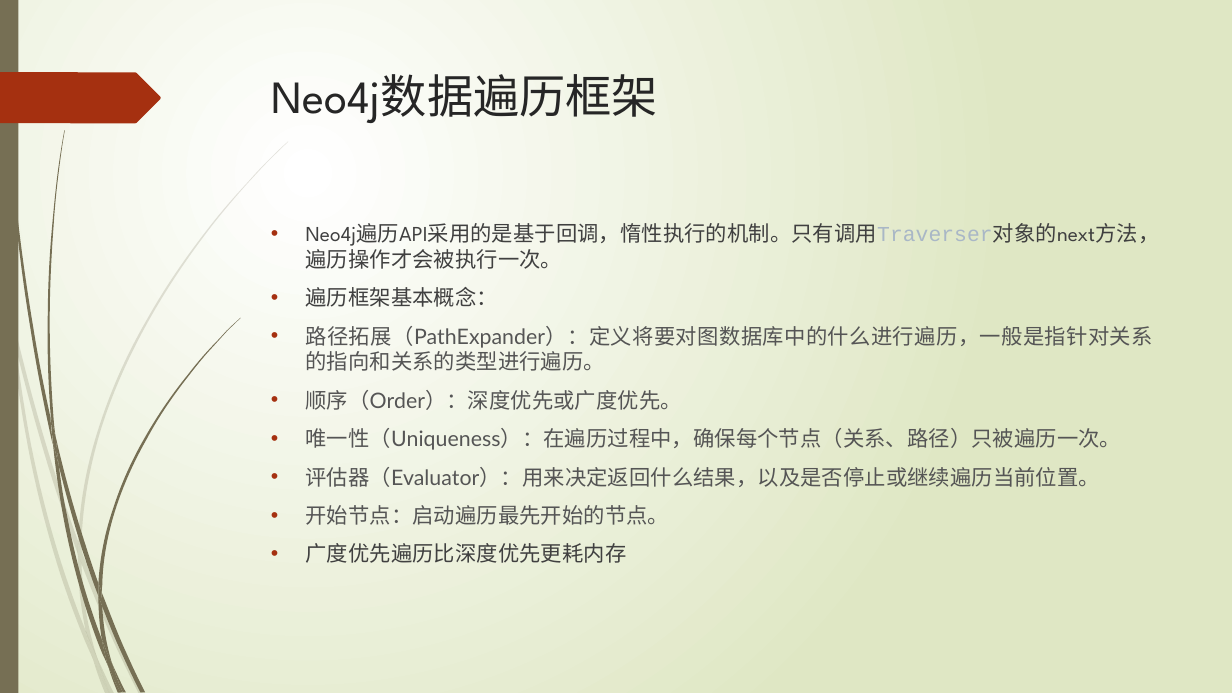
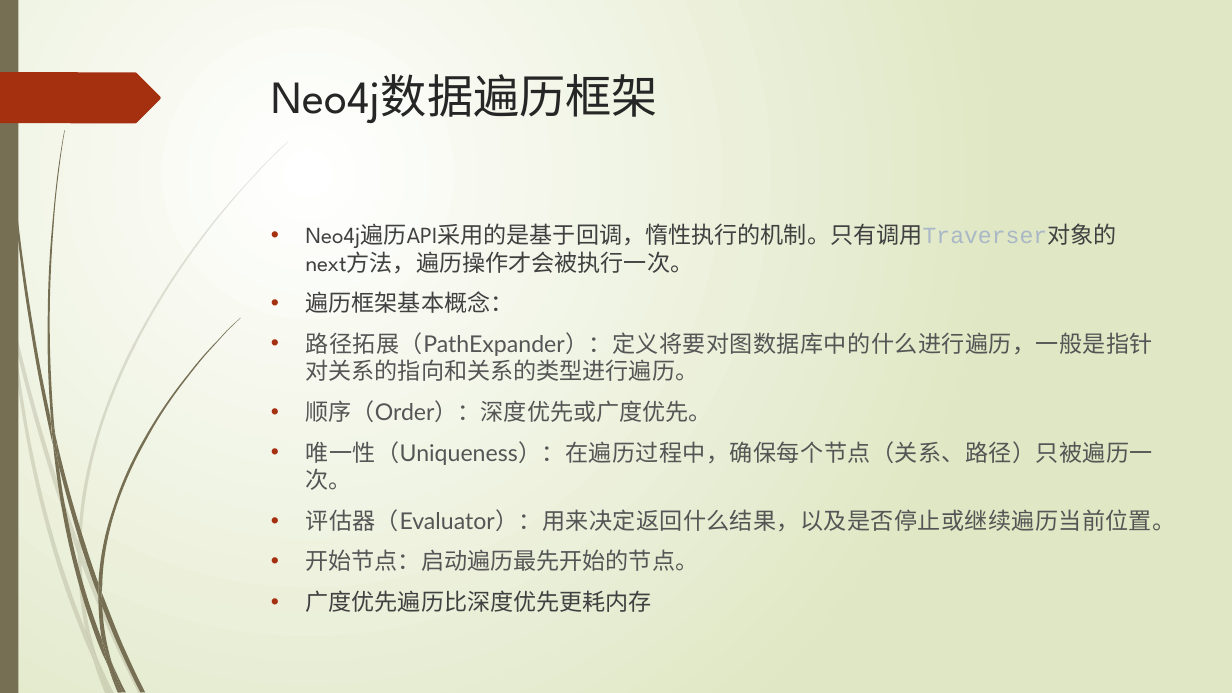
Before and after one commit to xljnc/thor, a slide deck: slide 13 of doc/Neo4j简介.pptx. Drawn at 1232x693 pixels with LibreOffice and Linux fonts; fonts in the diff are those of the drawing. Boxes give left, top, right and bottom in pixels: in the first picture for what was removed or moved away, otherwise in the second. Text is boxed around its words. In the diff, an @@ line names an element or a change of style, - is before the commit and + after.

```diff
--- a/doc/Neo4j简介.pptx
+++ b/doc/Neo4j简介.pptx
@@ text "Neo4j遍历API采用的是基于回调，惰性执行的机制。只有调用Traverser对象的next方法，遍历操作才会被执行一 ..." at [306,220,1176,612]: size 16.6 to 18 pt @@
```
Also in this commit, not shown: 3 other slides changed, 3 slides added.
